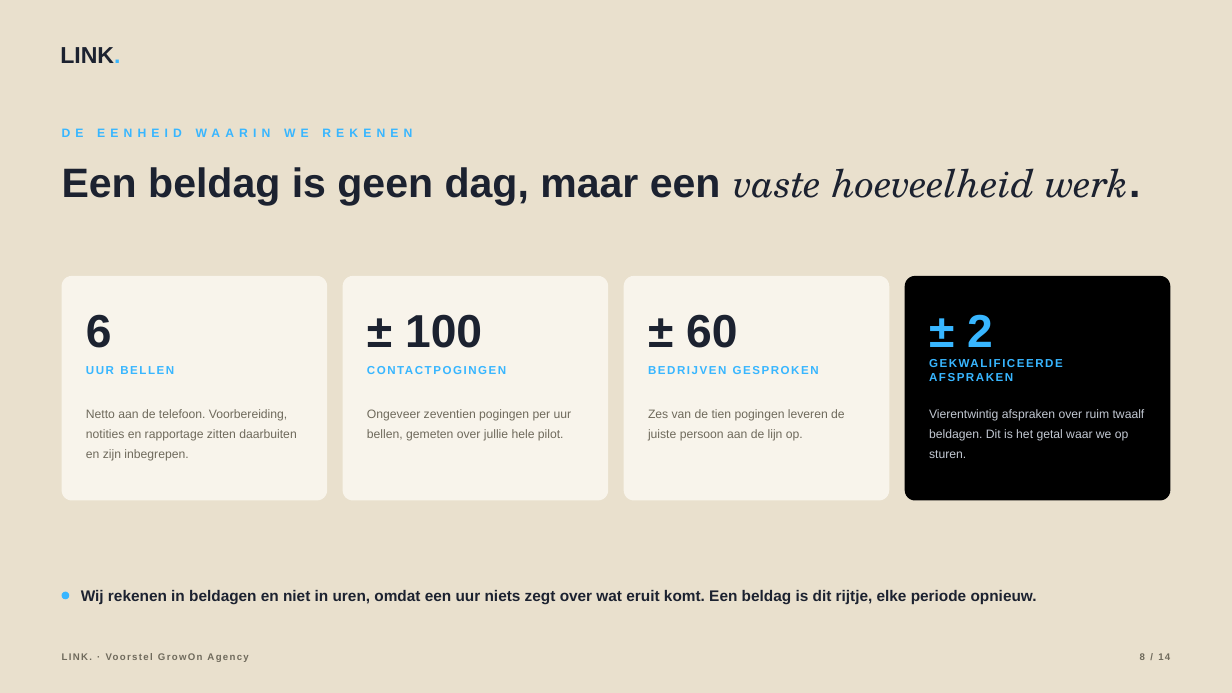
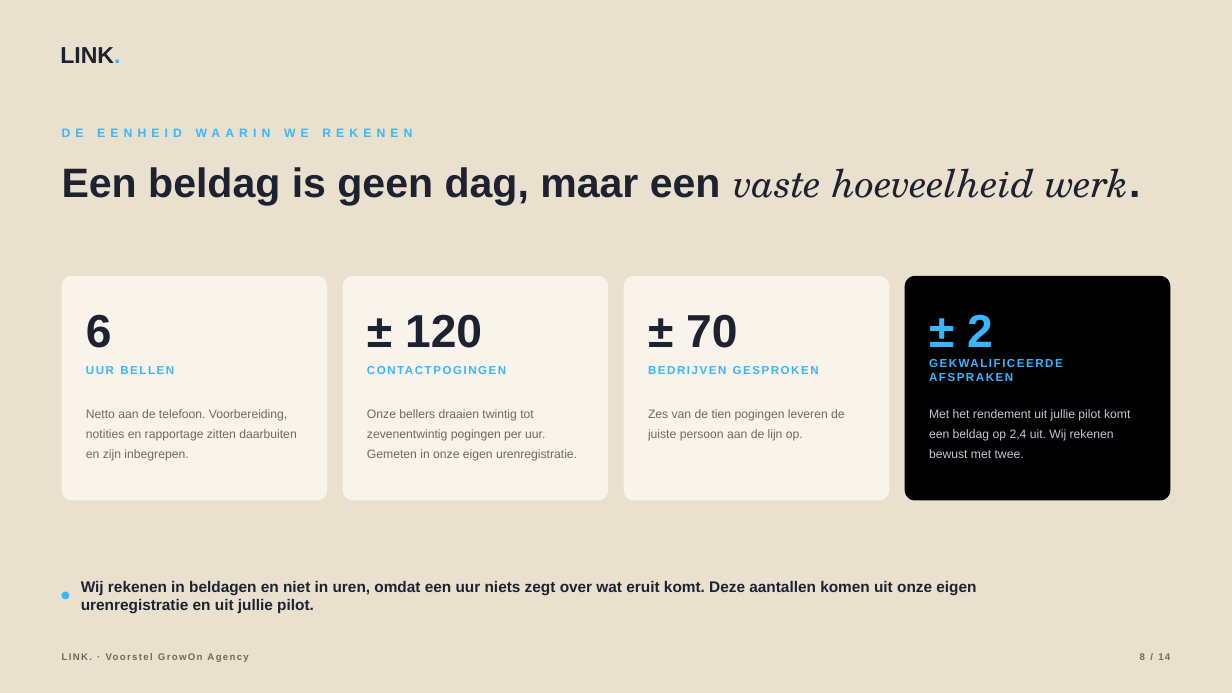
Before and after one commit to hens-lang/Test, a slide deck: slide 8 of output/LINK. voorstel GrowOn Agency.pptx. Drawn at 1232x693 pixels with LibreOffice and Linux fonts; fonts in the diff are those of the drawing. Boxes give left, top, right and bottom in pixels: in the first picture for what was removed or moved away, otherwise in the second. Text is boxed around its words. In the diff, an @@ line names an element or a change of style, - is before the commit and + after.

```diff
--- a/output/LINK. voorstel GrowOn Agency.pptx
+++ b/output/LINK. voorstel GrowOn Agency.pptx
@@ text at (405,314,482,348): text changed @@
-± 100
+± 120
@@ text at (686,314,737,348): text changed @@
-± 60
+± 70
@@ text at (367,409,577,461): text changed @@
-Ongeveer zeventien pogingen per uur bellen, gemeten over jullie hele pilot.
+Onze bellers draaien twintig tot zevenentwintig pogingen per uur. Gemeten in onze eigen urenregistratie.
@@ text at (929,409,1130,458): text changed @@
-Vierentwintig afspraken over ruim twaalf beldagen. Dit is het getal waar we op sturen.
+Met het rendement uit jullie pilot komt een beldag op 2,4 uit. Wij rekenen bewust met twee.
@@ text at (81,581,976,614): text changed @@
-Wij rekenen in beldagen en niet in uren, omdat een uur niets zegt over wat eruit komt. Een beldag is dit rijtje, elke periode opnieuw.
+Wij rekenen in beldagen en niet in uren, omdat een uur niets zegt over wat eruit komt. Deze aantallen komen uit onze eigen urenregistratie en uit jullie pilot.
```
Also in this commit, not shown: 2 other slides changed, 6 other files.
